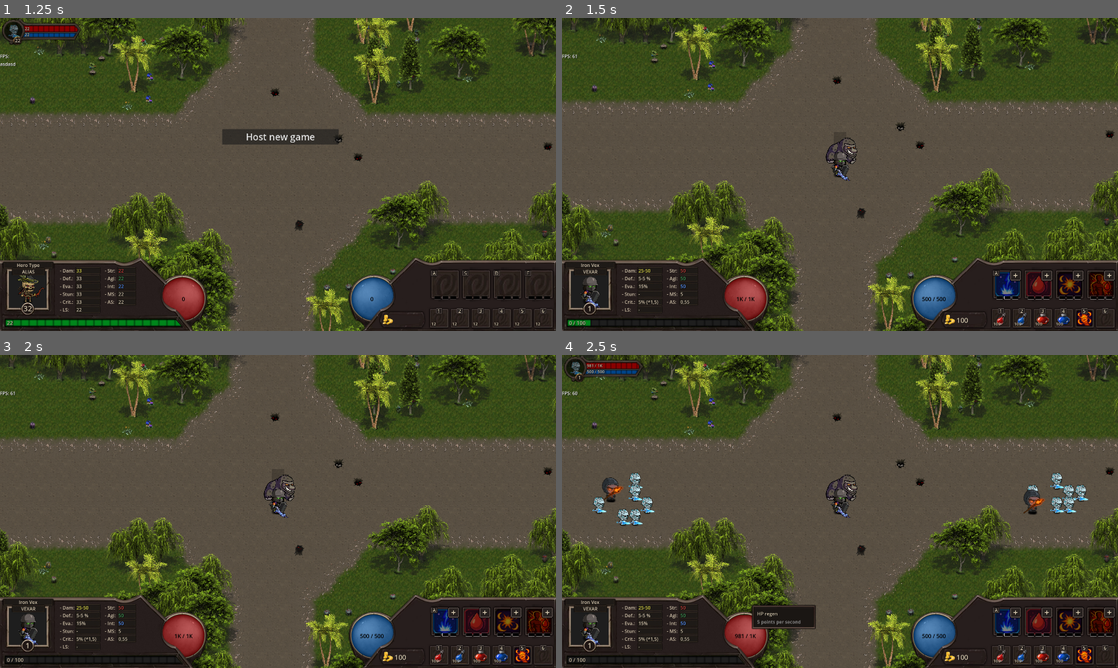
Above: before the commit, frames 1-4 (two rows, left to right).
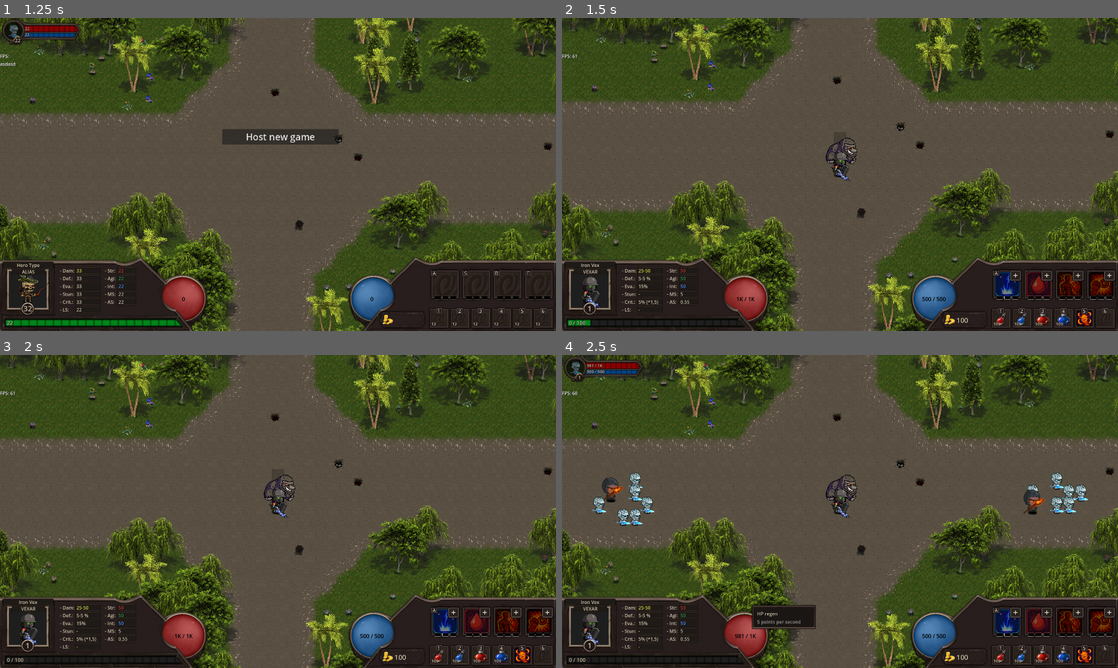
Above: after the commit, the same moments.

Repository: LucasJappert/moomoo-lan-party
Game: Godot game, scene res://scenes/my_main_scene.tscn
Two runs of this game, one before a commit and one after it. Both use one fixed random seed, a clock stepped at 60 frames per second and the inputs below.
Inputs (mouse positions are in pixels of both pictures, inside the frame that each line leads up to):
- Up to frame 1 (1.25 s): tap Enter at 0.5 s; drag from (183, 299) to (372, 299) at 0.52 s
- Up to frame 2 (1.5 s): click "Host new game" at 1.25 s
- Up to frame 3 (2 s): no input
- Up to frame 4 (2.5 s): tap Space at 2 s; drag from (840, 505) to (745, 636) at 2.02 s

Frame 1 is identical in both runs. In frame 2, 0.3% of the frame differs, in the area x 89-100%, y 81-89%; in frame 3, 0.3%; in frame 4, 0.3%.

Commit message:
Add stat that gives chances of attacks not missing, i.e. ignoring enemy evasion + Add an skill that gives xx% attack effectiveness, i.e. ignores enemy evasion

Diff:
--- a/scripts/entity/combat_data/combat_data.gd
+++ b/scripts/entity/combat_data/combat_data.gd
@@ -107,11 +107,15 @@
 	if _di.total_damage == 0: return
 	if my_owner().multiplayer.is_server() == false: return
 
-	var total_stats = cache_total_stats
-
-	if _check_evade(_di, total_stats): return # Evasion verification (only for physical damage)
-
-	_apply_defenses(_di, total_stats)
+	var my_stats = cache_total_stats
+	var attacker_stats = _attacker.combat_data.cache_total_stats
+
+	var attacker_can_miss := _check_ignore_enemy_evasion(_di, attacker_stats)
+	if attacker_can_miss: _di.can_be_evaded = false
+
+	if _check_evade(_di, my_stats): return # Evasion verification (only for physical damage)
+
+	_apply_defenses(_di, my_stats)
 
 	CombatEffect.actions_after_effective_hit(_attacker, my_owner(), _di)
 	Skill.actions_after_effective_hit(_attacker, my_owner(), _di)
@@ -315,6 +319,11 @@
 	if _my_owner: return _my_owner
 	_my_owner = GlobalsEntityHelpers.get_owner(self)
 	return _my_owner
+
+func _check_ignore_enemy_evasion(_di: DamageInfo, total_stats: CombatStats) -> bool:
+	if _di.damage_type != DamageType.PHYSICAL: return false # Ignore enemy evasion only for physical damage
+
+	return GlobalsEntityHelpers.roll_chance(total_stats.ignore_enemy_evasion_chance)
 
 func _check_evade(_di: DamageInfo, total_stats: CombatStats) -> bool:
 	if not _di.can_be_evaded: return false
--- a/scripts/entity/combat_data/components/enemy_spell_caster.gd
+++ b/scripts/entity/combat_data/components/enemy_spell_caster.gd
@@ -27,6 +27,7 @@
 	next_cast_delay = randf_range(min_delay, max_delay)
 
 func _try_cast_random_skill() -> bool:
+	if not _enemy.can_attack: return false
 	if _enemy.combat_data._target_entity == null: return false
 
 	var available_skills: Array[Skill] = _enemy.combat_data.get_skills().filter(func(skill):
--- a/scripts/entity/enemy.gd
+++ b/scripts/entity/enemy.gd
@@ -21,8 +21,6 @@
 	_ready_for_server()
 
 func _ready_for_server():
-	_set_next_cast_delay()
-
 	if not multiplayer.is_server():
 		return
 	timer_500ms = Timer.new()
@@ -96,21 +94,3 @@
 			closest_player = player
 
 	return closest_player
-
-# region TRY SKILL USE
-var cast_timer: float = 0.0
-var next_cast_delay: float = 0.0
-func _set_next_cast_delay():
-	# Ejemplo: nivel 1 = casteo cada 4~6s, nivel 10 = casteo cada 1~2s
-	var min_delay = lerp(6.0, 2.0, clamp(level / 10.0, 0, 1))
-	var max_delay = lerp(8.0, 3.0, clamp(level / 10.0, 0, 1))
-	next_cast_delay = randf_range(min_delay, max_delay)
-
-func try_cast_random_skill():
-	var available_skills = combat_data._skills.filter(func(s): return s.can_use(self))
-
-	if available_skills.size() == 0:
-		return
-
-	var skill_to_cast = available_skills[randi() % available_skills.size()]
-	skill_to_cast.use(self)
--- a/scripts/models/skill.gd
+++ b/scripts/models/skill.gd
@@ -12,6 +12,7 @@
 	STORM_STRIKE = "Storm Strike", # ✅
 	BLOOD_FURY = "Blood Fury", # ✅
 	CLEAVE_STRIKE = "Cleave Strike", # ✅
+	TRUE_STRIKE = "True Strike", # ✅
 	MANA_SCORCHER = "Mana Scorcher",
 	DIVINE_SHIELD = "Divine Shield",
 	ENERGY_ABSORPTION = "Energy Absorption",
@@ -119,6 +120,17 @@
 	var aux_text: String; var aux_text1: String; var aux_text2: String
 	var _skill: Skill
 	var int_array: Array[int]; var float_array: Array[float]
+
+	# region SKILL TRUE_STRIKE
+	aux_skill_name = Names.TRUE_STRIKE
+	_SKILLS[aux_skill_name] = Skill.new(aux_skill_name, SkillType.PASSIVE)
+	_skill = _SKILLS[aux_skill_name]
+	_skill.region_rect = Rect2(_ATLAS_START_POS.x + FRAME_SIZE * 3, _ATLAS_START_POS.y + FRAME_SIZE * 1, FRAME_SIZE, FRAME_SIZE)
+
+	float_array = [0.4, 0.7, 1]
+	for i in float_array.size():
+		_skill.item_skill_base[i].stats.ignore_enemy_evasion_chance = float_array[i]
+		_skill.item_skill_base[i].description = "Grants " + StringHelpers.format_percent(_skill.item_skill_base[i].stats.ignore_enemy_evasion_chance) + " chance to ignore the target's evasion."
 
 	# region SKILL SHIELDED_CORE
 	aux_skill_name = Names.SHIELDED_CORE
--- a/scripts/types/hero_types.gd
+++ b/scripts/types/hero_types.gd
@@ -96,8 +96,9 @@
 		player.combat_data._skills = [
 			Skill.get_skill(Skill.Names.STORM_STRIKE),
 			Skill.get_skill(Skill.Names.LIFESTEAL),
-			Skill.get_skill(Skill.Names.CLEAVE_STRIKE),
+			# Skill.get_skill(Skill.Names.CLEAVE_STRIKE),
 			Skill.get_skill(Skill.Names.BLOOD_FURY),
+			Skill.get_skill(Skill.Names.TRUE_STRIKE),
 			# Skill.get_skill(Skill.Names.FROZEN_TOUCH)
 		]
 		# player.combat_data._skills[0].learned_level = 2
Binary file changed: assets/atlas1.png
Not shown, changed: .images/atlas3.pdn
Not shown, changed: .images/slots.pdn
Not shown, changed: TODO.md
